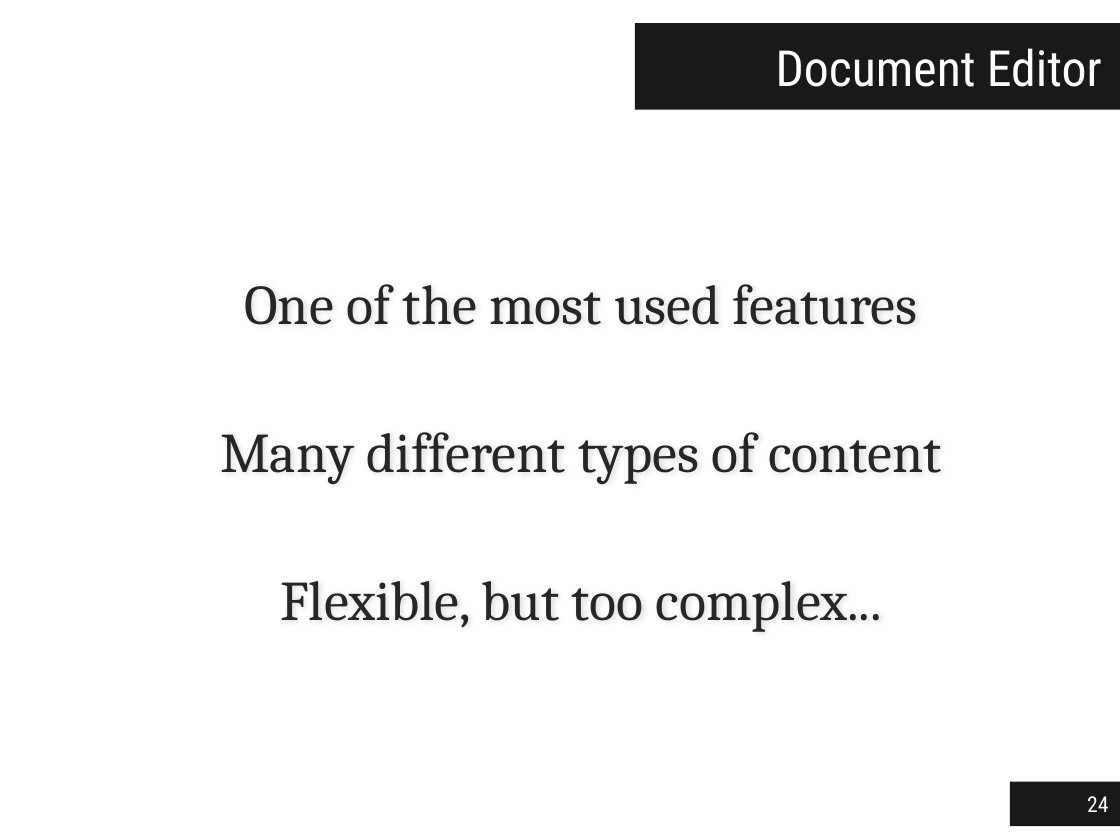
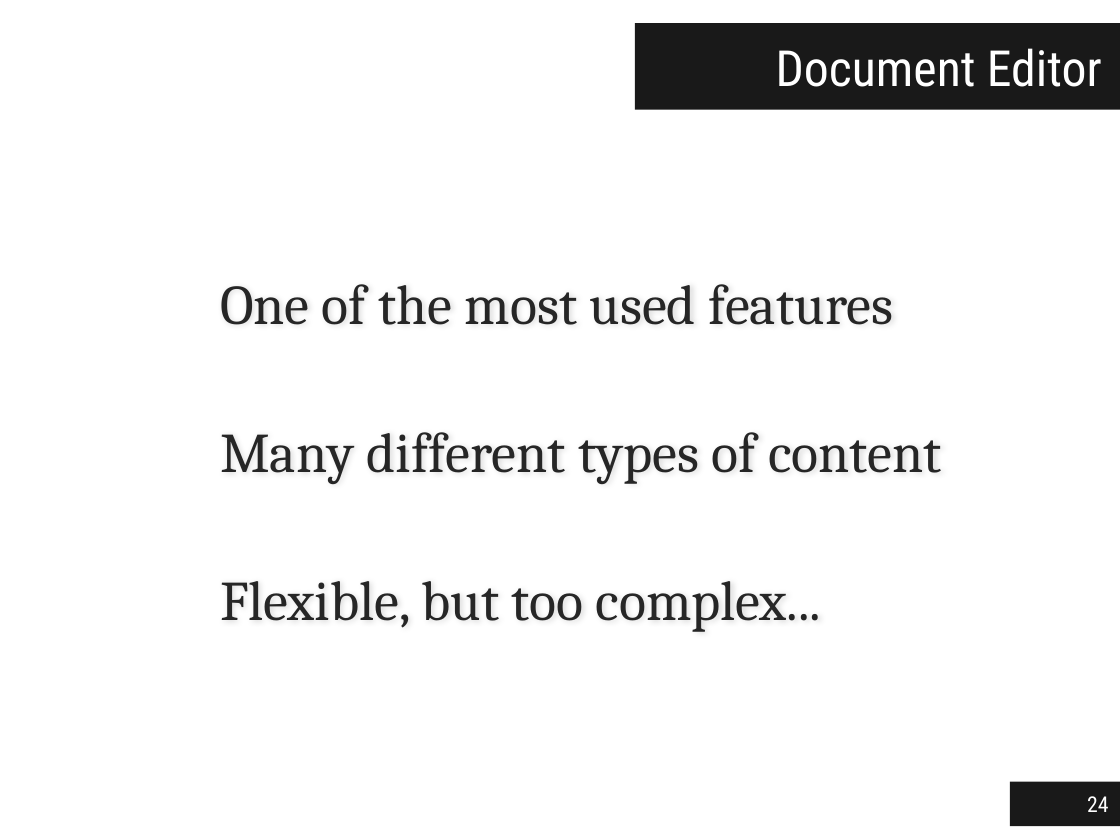
Before and after one commit to jgradim/thesis, a slide deck: slide 24 of presentations/jgradim-presentation.pptx. Drawn at 1120x840 pixels with LibreOffice and Linux fonts; fonts in the diff are those of the drawing. Boxes give left, top, right and bottom in pixels: in the first picture for what was removed or moved away, otherwise in the second. Text is boxed around its words. In the diff, an @@ line names an element or a change of style, - is before the commit and + after.

```diff
--- a/presentations/jgradim-presentation.pptx
+++ b/presentations/jgradim-presentation.pptx
@@ text "One of the most used ..." at (220,284,941,632): alignment centre to left @@
```
Also in this commit, not shown: 17 other slides changed, 3 slides added, 1 slide removed, 2 other files.
